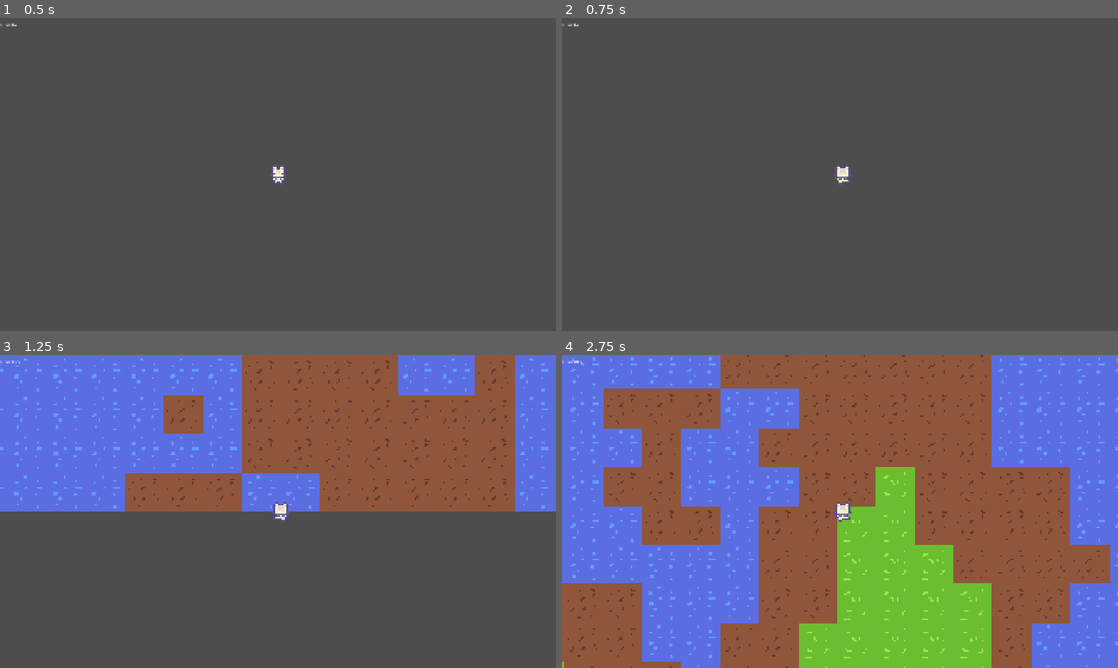
Above: before the commit, frames 1-4 (two rows, left to right).
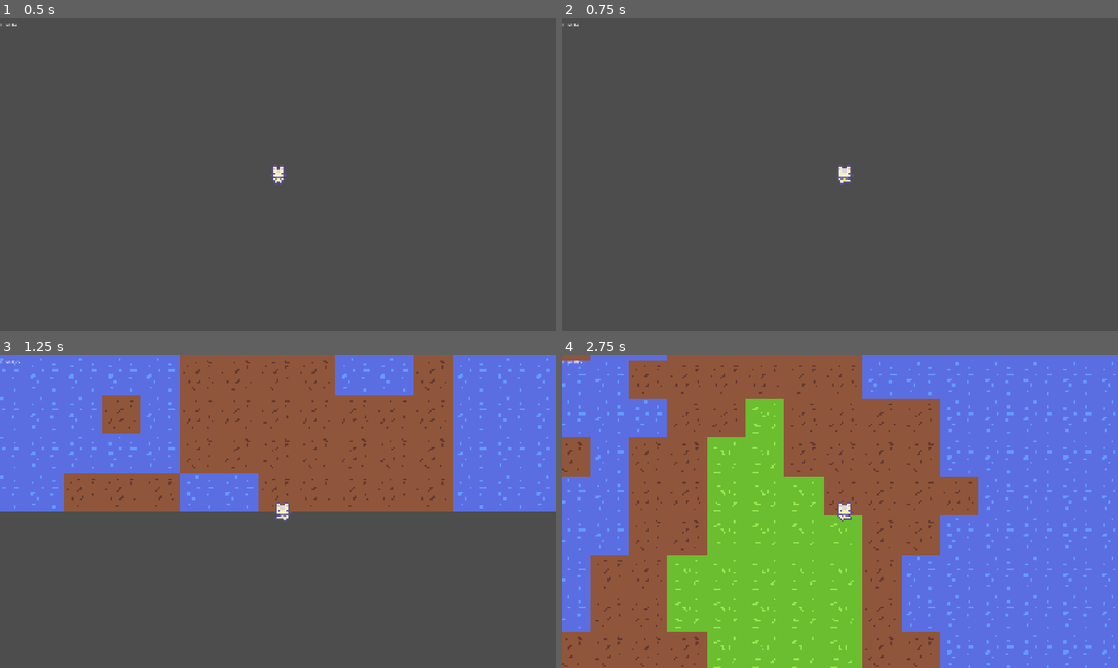
Above: after the commit, the same moments.

Repository: zzxn/rim-lab
Game: Godot game, scene res://scenes/main.tscn
Two runs of this game, one before a commit and one after it. Both use one fixed random seed, a clock stepped at 60 frames per second and the inputs below. The engine's default icon, where the game draws it, is replaced by a stand-in: a white triangle on a blue panel in a dark square.
Inputs (mouse positions are in pixels of both pictures, inside the frame that each line leads up to):
- Up to frame 1 (0.5 s): no input
- Up to frame 2 (0.75 s): tap Enter at 0.5 s; move the mouse to (962, 158) at 0.52 s; hold D (move_right) from 0.53 s (still down); hold Mouse wheel up (zoom_in) from 0.53 s (still down)
- Up to frame 3 (1.25 s): keep holding D (move_right); keep holding Mouse wheel up (zoom_in)
- Up to frame 4 (2.75 s): move the mouse to (728, 527) at 1.27 s; release D (move_right) at 1.28 s; release Mouse wheel up (zoom_in) at 1.28 s; hold S (move_down) 1.28-2.03 s; tap Mouse wheel down (zoom_out) at 1.35 s; move the mouse to (895, 442) at 2.02 s; hold D (move_right) from 2.03 s (still down); hold Mouse wheel up (zoom_in) from 2.03 s (still down)

Frame 1 is identical in both runs. In frame 2, 0.1% of the frame differs, in the area x 48-53%, y 46-54%; in frame 3, 19%; in frame 4, 60%, in the area x 0-100%, y 0-100%.

Commit message:
chore

Diff:
--- a/scenes/main.tscn
+++ b/scenes/main.tscn
@@ -63,6 +63,7 @@
 [node name="Player" type="CharacterBody2D" parent="."]
 motion_mode = 1
 script = ExtResource("4_jyhfs")
+speed = 10000
 
 [node name="Camera2D" type="Camera2D" parent="Player"]
 zoom = Vector2(4, 4)
@@ -90,3 +91,5 @@
 [node name="FPSLabel" type="Label" parent="HUD/DebugInfo"]
 layout_mode = 2
 text = "FPS: "
+
+[node name="Blocks" type="Node" parent="."]
--- a/scripts/main.gd
+++ b/scripts/main.gd
@@ -8,6 +8,8 @@
 
 @export
 var player: Node2D
+
+@onready var blocks_parent: Node = $Blocks
 
 var block_scene: PackedScene = preload("res://scenes/block.tscn")
 var generate_thread: Thread
@@ -40,7 +42,7 @@
 		else:
 			print("add_child(block)", str(block.block_pos))
 			curr_block_dict[block.block_pos] = block
-			add_child(block)
+			blocks_parent.add_child(block)
 			generate_task_dict.erase(block.block_pos)
 
 
@@ -76,23 +78,15 @@
 	block.position = Vector2(pos.x * block_size.x * 32, pos.y * block_size.y * 32)
 	block.name = "Block " + str(pos)
 	block.generate()
-	# OS.delay_msec(randi() % 100)
-	call_deferred("add_block", block)
+	call_deferred("queue_add_block", block)
 
 
 func player_pos_to_block_pos(player_pos: Vector2) -> Vector2i:
 	return Vector2i(floori(player_pos.x / 32 / block_size.x), floori(player_pos.y / 32 / block_size.y))
 
 
-func add_block(block: Block):
-	#print("add_block", str(block.block_pos))
-	#if block.block_pos in curr_block_dict:
-		#push_warning("block exit!", str(block.block_pos))
-		#return
-	#curr_block_dict[block.block_pos] = block
-	#add_child(block)
-	#generate_task_dict.erase(block.block_pos)
-	print("append_block", str(block.block_pos))
+func queue_add_block(block: Block):
+	print("queue_add_block", str(block.block_pos))
 	block_enter_scene_queue.append(block)
 
 
